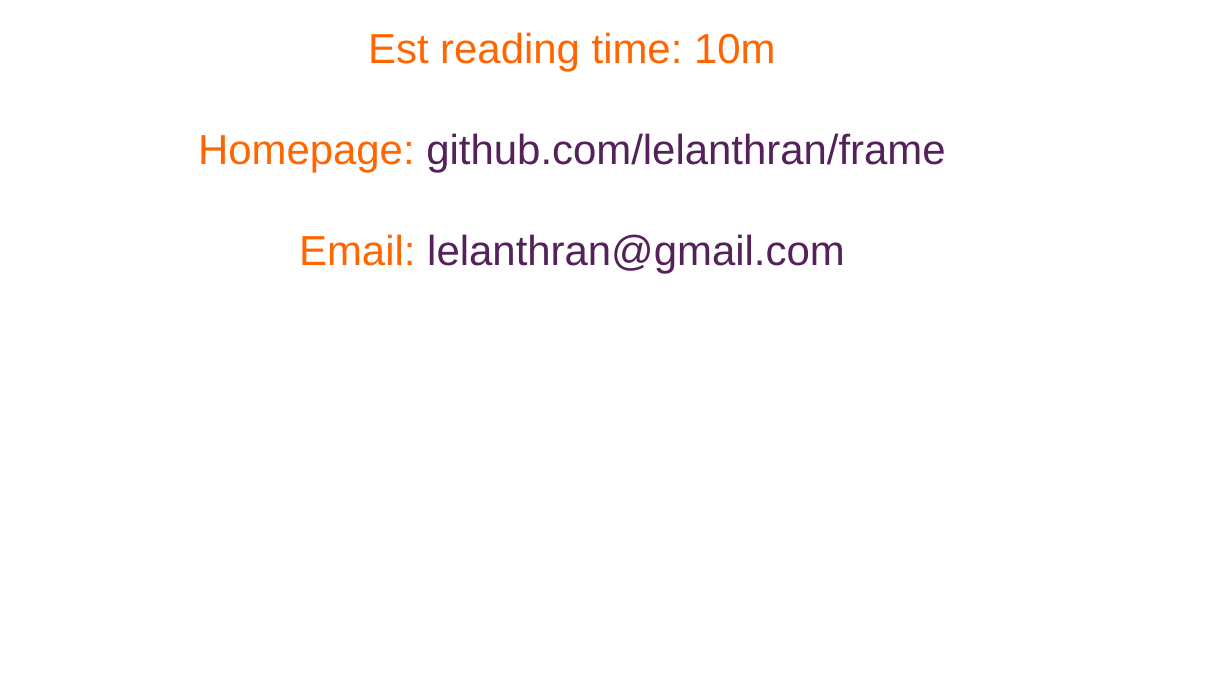
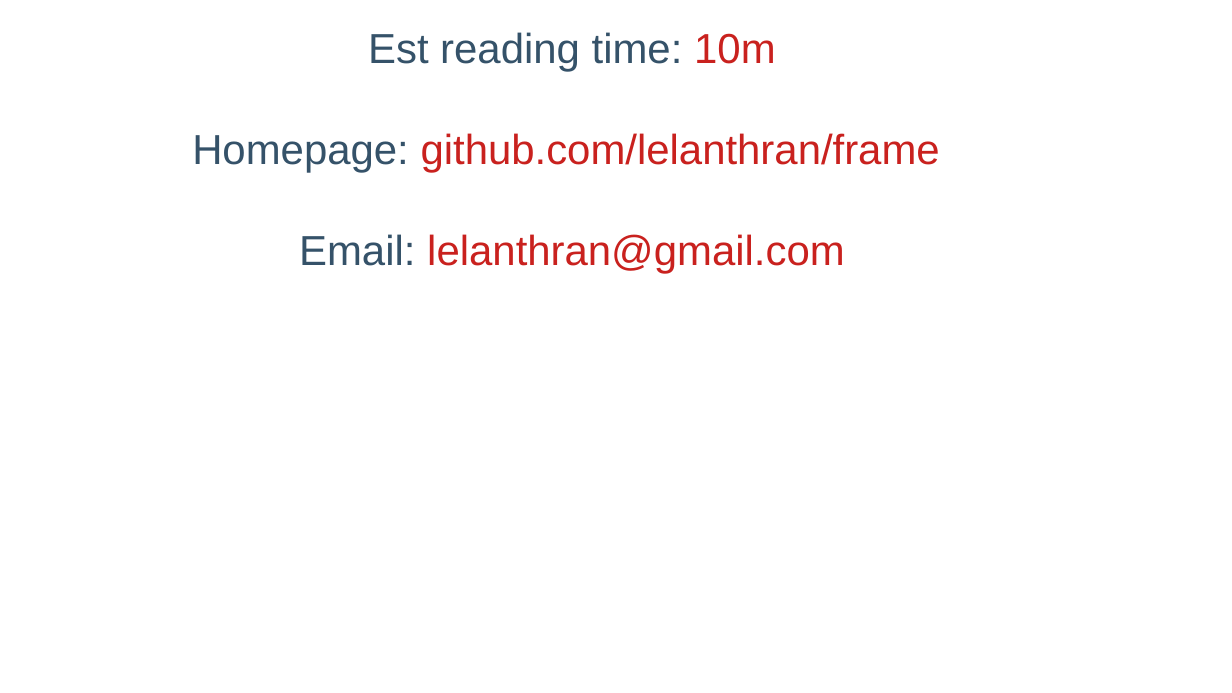
Before and after one commit to lelanthran/frame, a slide deck: slide 2 of docs/FrameIntroduction.odp. Drawn at 1232x693 pixels with LibreOffice and Linux fonts; fonts in the diff are those of the drawing; background and template pictures are left out. Boxes give left, top, right and bottom in pixels: in the first picture for what was removed or moved away, otherwise in the second. Text is boxed around its words. In the diff, an @@ line names an element or a change of style, - is before the commit and + after.

Commit message:
Updated slideshow for the last time.

```diff
--- a/docs/FrameIntroduction.odp
+++ b/docs/FrameIntroduction.odp
@@ title "Est reading time: 10m Homepage: ..." at (192,32,940,273): text colour #FF6600 to #355269 in "Est reading time: Homepage: Email:"; text colour #FF6600 to #C9211E in "10m"; text colour #55215B to #C9211E in "github.com/lelanthran/frame lelanthran@gmail.com"; less space between paragraphs @@
```
Also in this commit, not shown: 6 other slides changed, 2 slides added.
